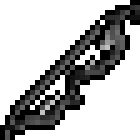
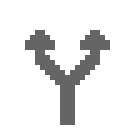
Comparing the layer stacks of the two 140x140 images. Changes:
added layer "Layer 11" above "Layer 10" over bbox(25, 30, 110, 125)
hid "Layer 7" over bbox(0, 0, 140, 140)
